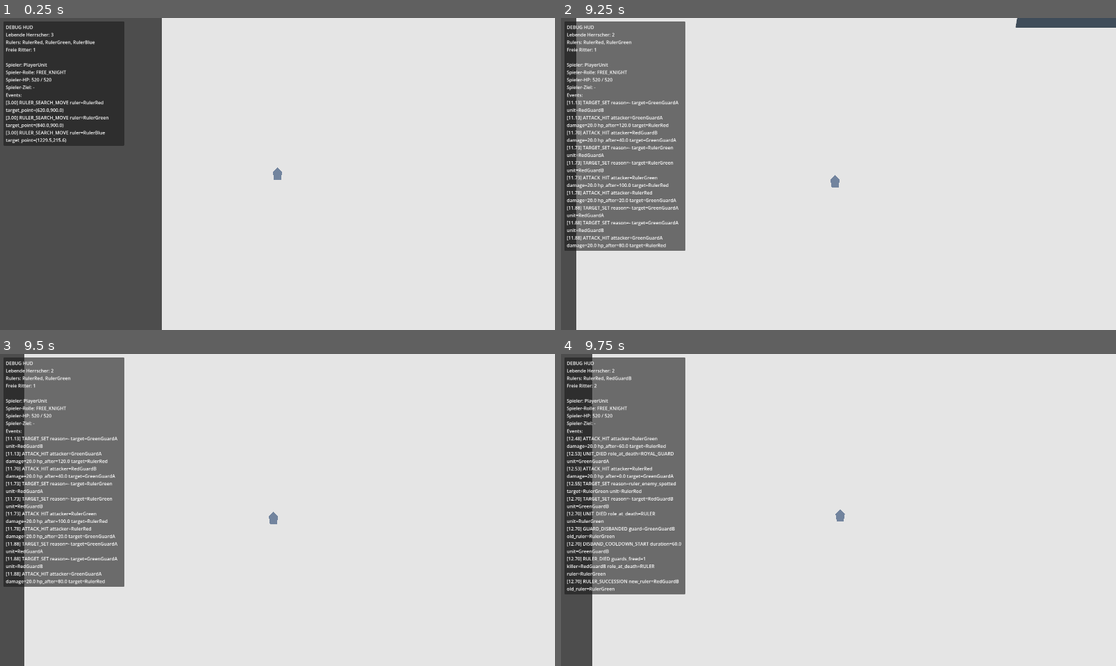
Above: before the commit, frames 1-4 (two rows, left to right).
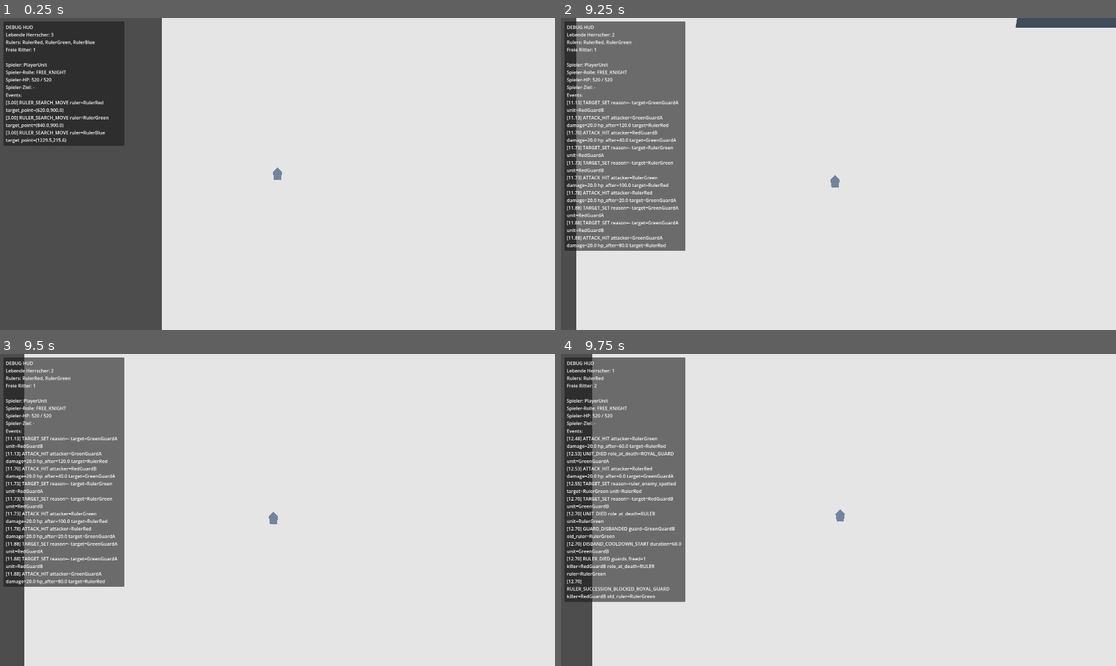
Above: after the commit, the same moments.

Repository: cblab/kingslayer
Game: Godot game, scene res://scenes/Main.tscn
Same seed, same stepped clock (60 frames per second), same inputs: the game is played once before the commit and once after it.
Inputs (mouse positions are in pixels of both pictures, inside the frame that each line leads up to):
- Up to frame 1 (0.25 s): no input
- Up to frame 2 (9.25 s): tap Enter at 0.5 s; move the mouse to (960, 158) at 0.52 s; click (960, 158) at 0.67 s; move the mouse to (727, 189) at 1.27 s; click (727, 189) at 1.42 s; move the mouse to (894, 105) at 2.02 s; click (894, 105) at 2.17 s; move the mouse to (810, 236) at 2.77 s; click (810, 236) at 2.92 s; move the mouse to (1005, 220) at 3.52 s; click (1005, 220) at 3.67 s; move the mouse to (672, 127) at 4.27 s; click (672, 127) at 4.42 s; move the mouse to (866, 174) at 5.02 s; click (866, 174) at 5.17 s; move the mouse to (755, 96) at 5.77 s; click (755, 96) at 5.92 s; move the mouse to (960, 158) at 6.52 s; click (960, 158) at 6.67 s; move the mouse to (727, 189) at 7.27 s; click (727, 189) at 7.42 s; move the mouse to (894, 105) at 8.02 s; click (894, 105) at 8.17 s; move the mouse to (810, 236) at 8.77 s; click (810, 236) at 8.92 s
- Up to frame 3 (9.5 s): no input
- Up to frame 4 (9.75 s): move the mouse to (1005, 556) at 9.52 s; click (1005, 556) at 9.67 s

Frames 1-3 are identical in both runs. In frame 4, 0.8% of the frame differs, in the area x 0-23%, y 4-80%.

Commit message:
Block royal guards from ruler succession

Diff:
--- a/scripts/world.gd
+++ b/scripts/world.gd
@@ -96,11 +96,21 @@
 		"guards_freed": freed_guard_count,
 	})
 
-	if _is_valid_live_unit(killer) and killer != dead_ruler and not killer.is_disband_cooldown_active():
+	var killer_is_valid_candidate := _is_valid_live_unit(killer) \
+		and killer != dead_ruler \
+		and not killer.is_disband_cooldown_active() \
+		and killer.role != Unit.UnitRole.ROYAL_GUARD
+
+	if killer_is_valid_candidate:
 		killer.set_role(Unit.UnitRole.RULER)
 		log_event("RULER_SUCCESSION", {
 			"old_ruler": dead_ruler.name,
 			"new_ruler": killer.name,
+		})
+	elif _is_valid_live_unit(killer) and killer != dead_ruler and killer.role == Unit.UnitRole.ROYAL_GUARD:
+		log_event("RULER_SUCCESSION_BLOCKED_ROYAL_GUARD", {
+			"old_ruler": dead_ruler.name,
+			"killer": killer.name,
 		})
 	elif _is_valid_live_unit(killer) and killer != dead_ruler and killer.is_disband_cooldown_active():
 		log_event("RULER_SUCCESSION_BLOCKED_COOLDOWN", {
